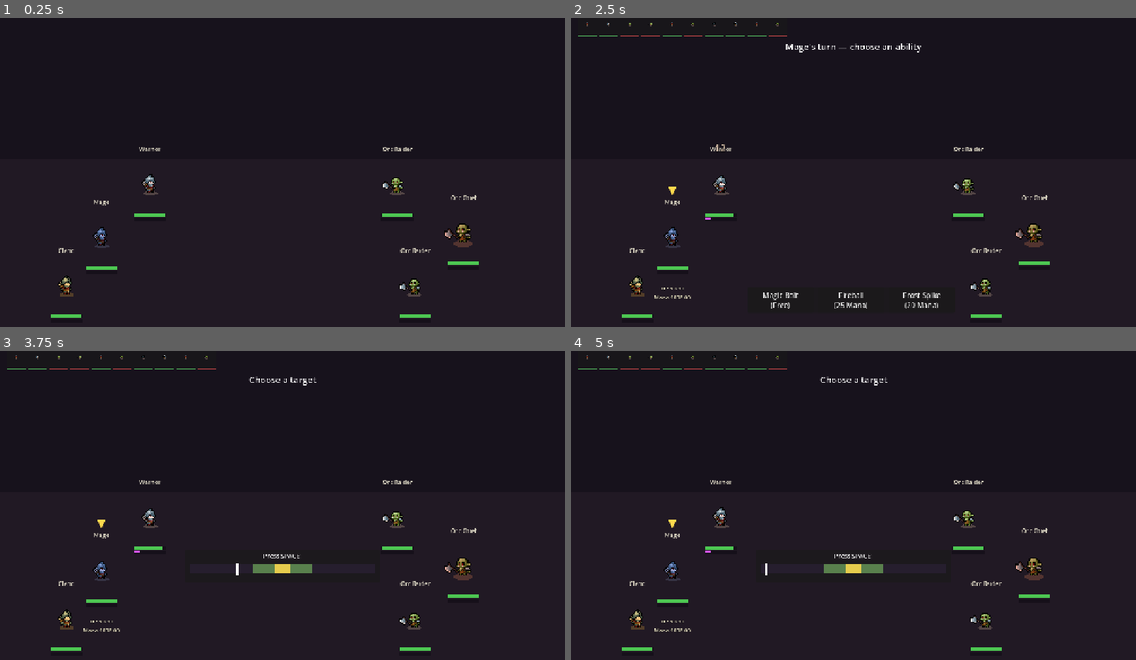
Above: before the commit, frames 1-4 (two rows, left to right).
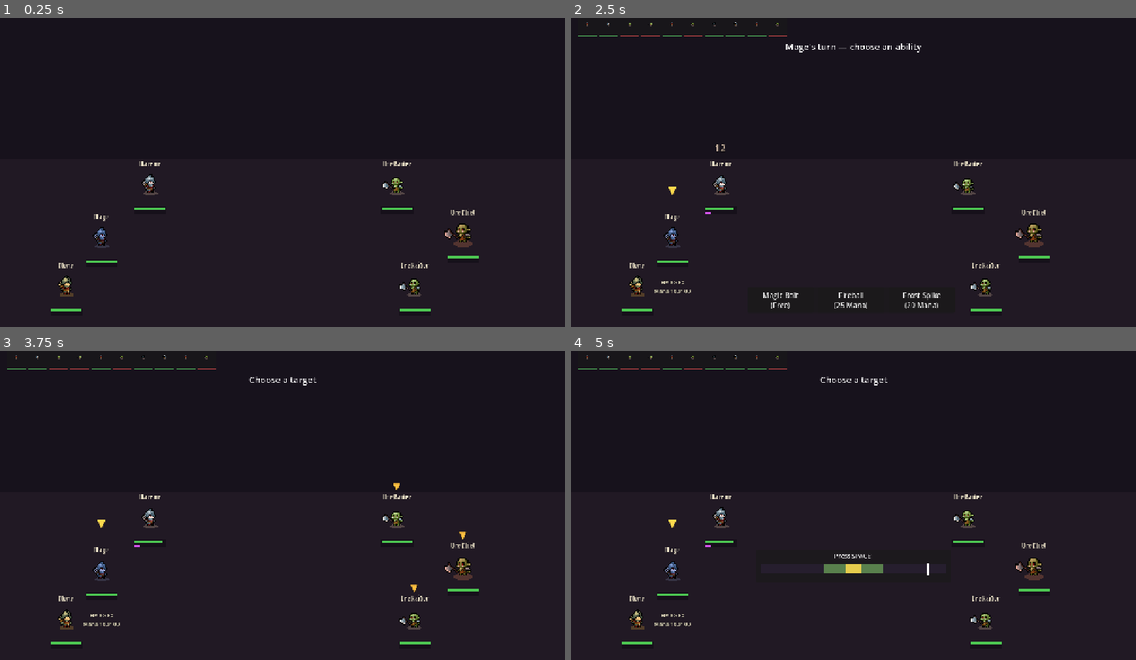
Above: after the commit, the same moments.

Repository: thebaldman65-spec/DoD
Game: Godot game, scene res://scenes/battle.tscn
Two runs of this game, one before a commit and one after it. Both use one fixed random seed, a clock stepped at 60 frames per second and the inputs below.
Inputs (mouse positions are in pixels of both pictures, inside the frame that each line leads up to):
- Up to frame 1 (0.25 s): no input
- Up to frame 2 (2.5 s): tap Enter (ui_accept) at 0.5, 0.77, 1.52 s; move the mouse to (977, 150) at 0.52 s; move the mouse to (740, 184) at 1.27 s; move the mouse to (910, 98) at 2.02 s
- Up to frame 3 (3.75 s): click "Magic Bolt (Free)" at 2.75 s; click (395, 456) at 3.5 s, where only the run before the commit has a clickable "▶ Orc Raider"
- Up to frame 4 (5 s): click (966, 517) at 4.27 s

The runs differ from the first frame. In frame 1, 1.1% of the frame differs, in the area x 9-85%, y 41-98%; in frame 2, 1.2%; in frame 3, 1.7%; in frame 4, 1.3%.

Commit message:
Chip tooltips, gothic name labels, tighter unit layout, click-to-target
- Status chips show name, remaining turns, and effect on hover
- Unit names use Pirata One (OFL) blackletter font with outline, moved
  down near the heads; bars/chips moved up toward the feet
- Target selection: click the enemy sprite itself (hover highlights it,
  gold marker above candidates); removed the floating name buttons

Co-Authored-By: Claude Fable 5 <noreply@anthropic.com>

Diff:
--- a/scripts/battle.gd
+++ b/scripts/battle.gd
@@ -12,12 +12,12 @@
 const PERFECT_HALF := 0.045
 const GOOD_HALF := 0.16
 
-# Visual identity of each status effect: [label, chip tag, color]
+# Visual identity of each status effect: [label, chip tag, color, tooltip]
 const STATUS_INFO := {
-	"slow": ["Slow", "S", Color(0.5, 0.75, 1.0)],
-	"burn": ["Burn", "F", Color(1.0, 0.55, 0.2)],
-	"sunder": ["Sunder", "D", Color(0.7, 0.7, 0.7)],
-	"ward": ["Ward", "W", Color(1.0, 0.85, 0.4)],
+	"slow": ["Slow", "S", Color(0.5, 0.75, 1.0), "-25% speed; turns arrive later."],
+	"burn": ["Burn", "F", Color(1.0, 0.55, 0.2), "Takes 6 damage at the start of each turn."],
+	"sunder": ["Sunder", "D", Color(0.7, 0.7, 0.7), "-30% armor."],
+	"ward": ["Ward", "W", Color(1.0, 0.85, 0.4), "Takes 50% less Pressure."],
 }
 
 var heroes: Array = []
@@ -30,7 +30,6 @@
 var action_panel: PanelContainer
 var action_box: HBoxContainer
 var active_marker: Label
-var target_buttons: Array = []
 
 var sc_root: Control
 var sc_cursor: ColorRect
@@ -109,7 +108,8 @@
 	u.position = pos
 	add_child(u)
 	u.setup(config)
-	u.sprite.self_modulate = tint
+	u.set_tint(tint)
+	u.clicked.connect(func(): _target_picked.emit(u))
 	u.refresh_bars()
 	return u
 
@@ -388,17 +388,10 @@
 
 func _pick_target(pool: Array) -> BattleUnit:
 	for t in pool:
-		var btn := Button.new()
-		btn.text = "▶ %s" % t.unit_name
-		btn.position = t.position + Vector2(-55, -160)
-		btn.size = Vector2(110, 30)
-		btn.pressed.connect(func(): _target_picked.emit(t))
-		ui.add_child(btn)
-		target_buttons.append(btn)
-	var chosen = await _target_picked
-	for btn in target_buttons:
-		btn.queue_free()
-	target_buttons.clear()
+		t.set_targetable(true)
+	var chosen: BattleUnit = await _target_picked
+	for t in pool:
+		t.set_targetable(false)
 	return chosen
 
 
@@ -485,7 +478,7 @@
 
 func _apply_status(target: BattleUnit, id: String, turns: int) -> void:
 	var info: Array = STATUS_INFO[id]
-	target.add_status(id, info[0], info[1], info[2], turns)
+	target.add_status(id, info[0], info[1], info[2], turns, info[3])
 
 
 # Unique bonus effects for Perfect skill checks (per ability).
--- a/scripts/unit.gd
+++ b/scripts/unit.gd
@@ -3,7 +3,10 @@
 class_name BattleUnit
 extends Node2D
 
+signal clicked
+
 const FRAME_SIZE := 100
+const NAME_FONT := preload("res://assets/fonts/PirataOne-Regular.ttf")
 
 var unit_name := ""
 var is_hero := true
@@ -32,6 +35,9 @@
 var _chips_root: Node2D
 var _info_label: Label
 var _idle_texture: Texture2D
+var _target_btn: Button
+var _target_marker: Label
+var _base_tint := Color.WHITE
 
 
 func setup(config: Dictionary) -> void:
@@ -84,7 +90,7 @@
 
 
 func _build_bars() -> void:
-	var bar_y := 62.0
+	var bar_y := 48.0
 	add_child(_make_bar_bg(Vector2(-36, bar_y), Vector2(72, 8)))
 	_hp_fill = _make_fill(Vector2(-35, bar_y + 1), Vector2(70, 6), Color(0.30, 0.78, 0.32))
 	add_child(_hp_fill)
@@ -94,15 +100,18 @@
 
 	var name_label := Label.new()
 	name_label.text = unit_name
-	name_label.add_theme_font_size_override("font_size", 13)
-	name_label.add_theme_color_override("font_color", Color(0.9, 0.88, 0.8))
-	name_label.position = Vector2(-40, -92)
-	name_label.size = Vector2(80, 16)
+	name_label.add_theme_font_override("font", NAME_FONT)
+	name_label.add_theme_font_size_override("font_size", 17)
+	name_label.add_theme_color_override("font_color", Color(0.92, 0.88, 0.78))
+	name_label.add_theme_constant_override("outline_size", 4)
+	name_label.add_theme_color_override("font_outline_color", Color(0.05, 0.03, 0.08, 0.9))
+	name_label.position = Vector2(-50, -62)
+	name_label.size = Vector2(100, 18)
 	name_label.horizontal_alignment = HORIZONTAL_ALIGNMENT_CENTER
 	add_child(name_label)
 
 	_chips_root = Node2D.new()
-	_chips_root.position = Vector2(0, 84)
+	_chips_root.position = Vector2(0, 70)
 	add_child(_chips_root)
 
 	_info_label = Label.new()
@@ -110,10 +119,50 @@
 	_info_label.add_theme_color_override("font_color", Color(0.95, 0.92, 0.8))
 	_info_label.add_theme_constant_override("outline_size", 3)
 	_info_label.add_theme_color_override("font_outline_color", Color(0, 0, 0, 0.8))
-	_info_label.position = Vector2(-60, 104)
+	_info_label.position = Vector2(-60, 90)
 	_info_label.size = Vector2(120, 32)
 	_info_label.horizontal_alignment = HORIZONTAL_ALIGNMENT_CENTER
 	add_child(_info_label)
+
+	_build_target_zone()
+
+
+# Invisible click zone over the sprite, shown only while picking a target.
+func _build_target_zone() -> void:
+	_target_btn = Button.new()
+	_target_btn.position = Vector2(-60, -95)
+	_target_btn.size = Vector2(120, 190)
+	_target_btn.focus_mode = Control.FOCUS_NONE
+	var empty := StyleBoxEmpty.new()
+	for state in ["normal", "hover", "pressed", "focus", "disabled"]:
+		_target_btn.add_theme_stylebox_override(state, empty)
+	_target_btn.pressed.connect(func(): clicked.emit())
+	_target_btn.mouse_entered.connect(func(): sprite.self_modulate = _base_tint.lightened(0.45))
+	_target_btn.mouse_exited.connect(func(): sprite.self_modulate = _base_tint)
+	_target_btn.visible = false
+	add_child(_target_btn)
+
+	_target_marker = Label.new()
+	_target_marker.text = "▼"
+	_target_marker.add_theme_font_size_override("font_size", 22)
+	_target_marker.add_theme_color_override("font_color", Color(1.0, 0.75, 0.25))
+	_target_marker.add_theme_constant_override("outline_size", 4)
+	_target_marker.add_theme_color_override("font_outline_color", Color(0, 0, 0, 0.8))
+	_target_marker.position = Vector2(-10, -90)
+	_target_marker.visible = false
+	add_child(_target_marker)
+
+
+func set_tint(tint: Color) -> void:
+	_base_tint = tint
+	sprite.self_modulate = tint
+
+
+func set_targetable(on: bool) -> void:
+	_target_btn.visible = on
+	_target_marker.visible = on
+	if not on:
+		sprite.self_modulate = _base_tint
 
 
 func _make_bar_bg(pos: Vector2, bar_size: Vector2) -> ColorRect:
@@ -145,13 +194,14 @@
 # ---------- status effects ----------
 
 # Adds (or refreshes) a status. `short` is the 1-2 char tag shown on the chip.
-func add_status(id: String, label: String, short: String, color: Color, turns: int) -> void:
+func add_status(id: String, label: String, short: String, color: Color, turns: int, desc := "") -> void:
 	for s in statuses:
 		if s.id == id:
 			s.turns = maxi(s.turns, turns)
 			_refresh_chips()
 			return
-	statuses.append({"id": id, "label": label, "short": short, "color": color, "turns": turns})
+	statuses.append({"id": id, "label": label, "short": short, "color": color,
+		"turns": turns, "desc": desc})
 	float_text(label, color)
 	_refresh_chips()
 
@@ -203,11 +253,17 @@
 		chip.position = Vector2(start_x + i * 18.0, 0)
 		chip.size = Vector2(16, 16)
 		chip.color = s.color
+		chip.mouse_filter = Control.MOUSE_FILTER_STOP
+		chip.tooltip_text = "%s (%s turn%s left)\n%s" % [
+			s.label, s.turns, "" if s.turns == 1 else "s", s.desc]
+		if s.id == "broken":
+			chip.tooltip_text = "%s\n%s" % [s.label, s.desc]
 		_chips_root.add_child(chip)
 		var tag := Label.new()
 		tag.text = s.short
 		tag.add_theme_font_size_override("font_size", 10)
 		tag.add_theme_color_override("font_color", Color(0.05, 0.05, 0.08))
+		tag.mouse_filter = Control.MOUSE_FILTER_IGNORE
 		tag.position = chip.position
 		tag.size = Vector2(16, 16)
 		tag.horizontal_alignment = HORIZONTAL_ALIGNMENT_CENTER
@@ -258,7 +314,8 @@
 			pressure = stability
 			just_broke = true
 			modulate = Color(0.85, 0.6, 1.0)
-			add_status("broken", "BROKEN", "B", Color(0.8, 0.4, 1.0), 1)
+			add_status("broken", "BROKEN", "B", Color(0.8, 0.4, 1.0), 1,
+				"Loses next turn. -30% armor, +25% crit chance against this unit.")
 	if hp <= 0:
 		_die()
 	elif not just_broke:
Not shown, added: assets/fonts/OFL.txt
Binary file added: assets/fonts/PirataOne-Regular.ttf
